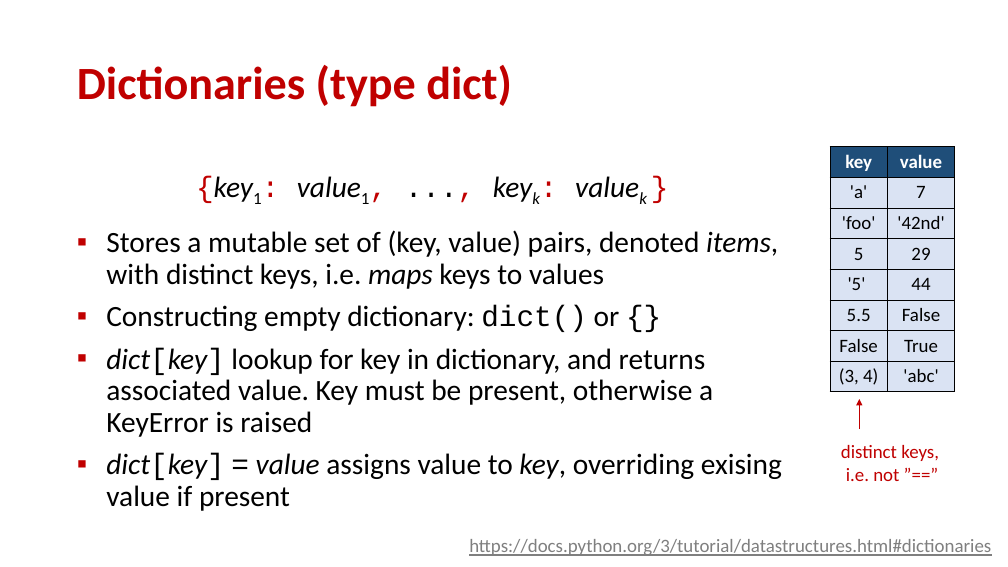
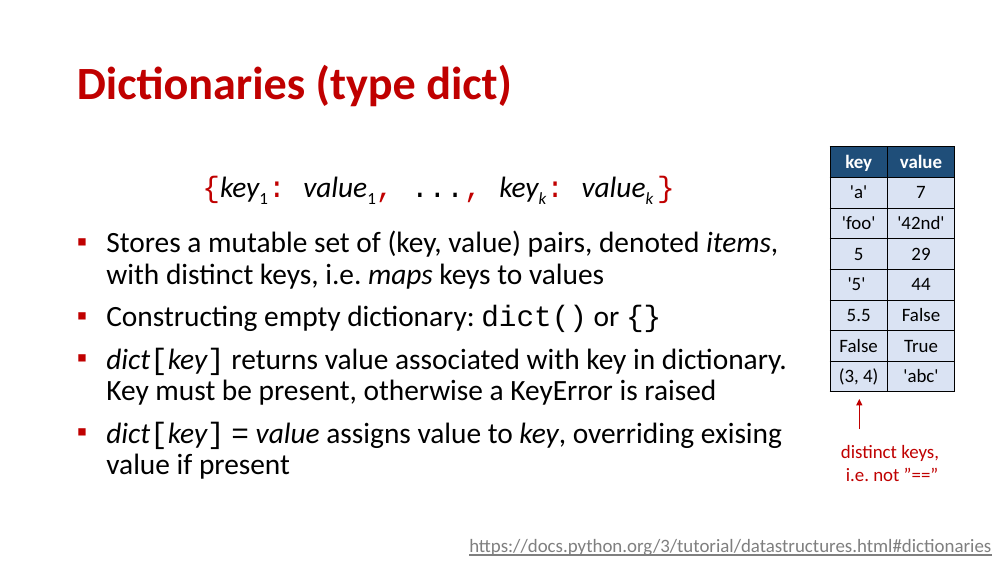
Before and after one commit to gsbrodal/gsbrodal.github.io, a slide deck: slide 2 of ipsa/slides/dictionaries.pptx. Drawn at 1008x567 pixels with LibreOffice and Linux fonts; fonts in the diff are those of the drawing. Boxes give left, top, right and bottom in pixels: in the first picture for what was removed or moved away, otherwise in the second. Text is boxed around its words. In the diff, an @@ line names an element or a change of style, - is before the commit and + after.

Commit message:
all-slides-with-answers.pdf all-slides.pdf dictionaries.pdf dictionaries.pptx tuple.pdf tuple.pptx

```diff
--- a/ipsa/slides/dictionaries.pptx
+++ b/ipsa/slides/dictionaries.pptx
@@ text at box(106, 347, 787, 405): text changed @@
-▪ dict[key] lookup for key in dictionary, and returns associated value. Key must be present, otherwise a KeyError is raised
+▪ dict[key] returns value associated with key in dictionary. Key must be present, otherwise a KeyError is raised
```
Also in this commit, not shown: 4 other slides changed, 4 other files.
